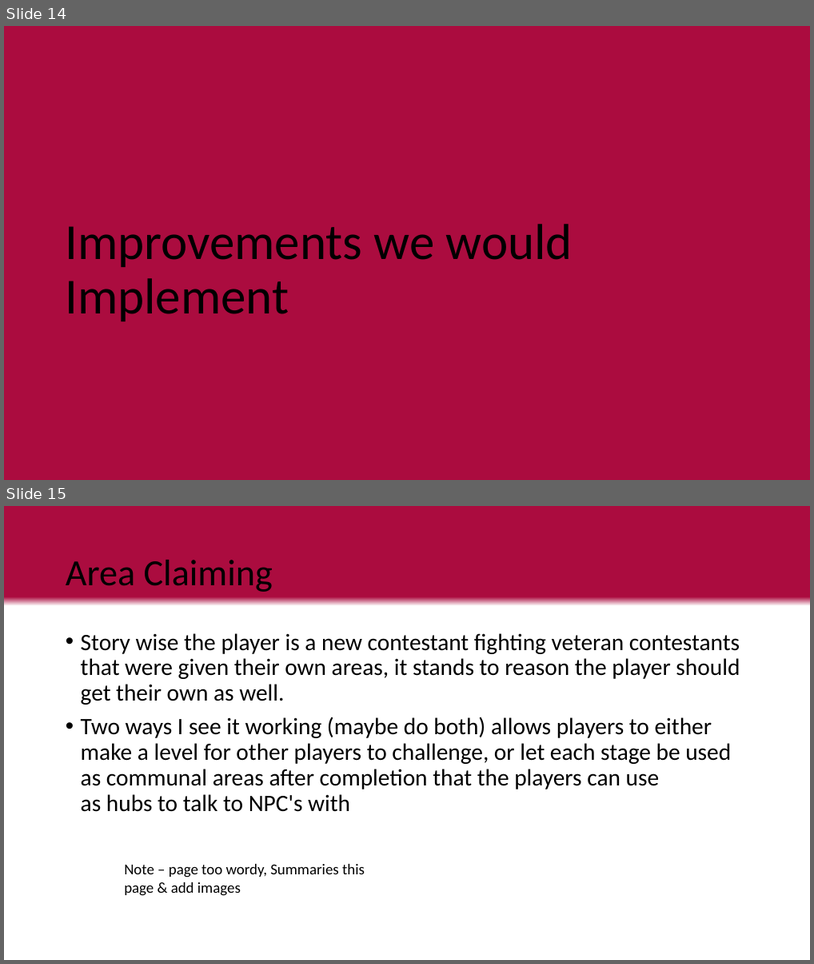
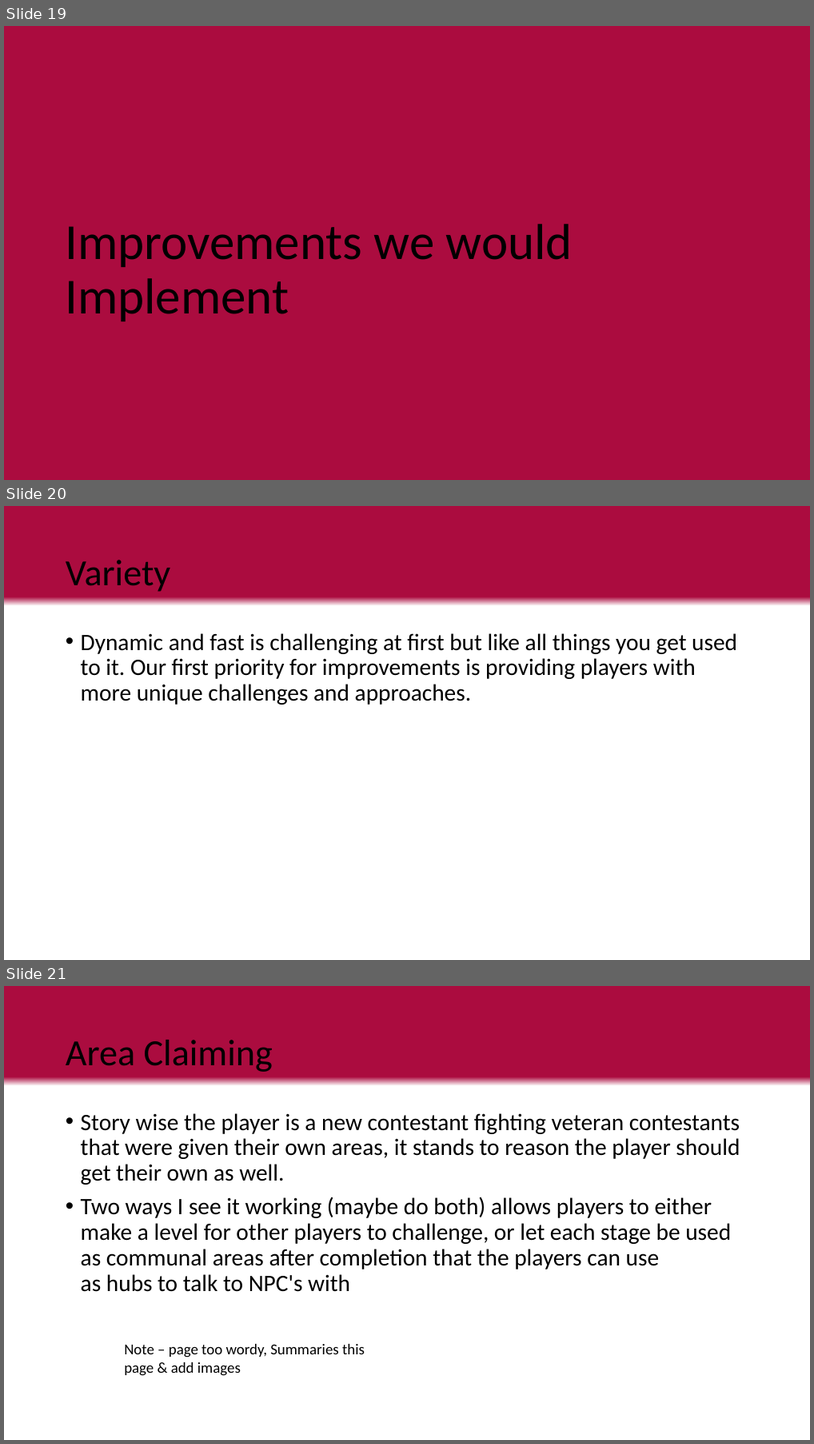
Before and after one commit to LuxRegem/Project_Clash-of-Cosplayers, a slide deck: Shared Documentation/Luke's Documents/Clash of Cos Team Pitch.pptx. Shown one above the other, each under a label of ours: slides 14 and 15 before the commit, slides 19, 20 and 21 after it. The pictures are 814x964 and 814x1444 pixels, drawn with LibreOffice and Linux fonts; fonts in the diff are those of the drawing. Boxes give left, top, right and bottom in pixels: in the first picture for what was removed or moved away, otherwise in the second. Text is boxed around its words. In the diff, an @@ line names an element or a change of style, - is before the commit and + after.

```diff
--- a/Shared Documentation/Luke's Documents/Clash of Cos Team Pitch.pptx
+++ b/Shared Documentation/Luke's Documents/Clash of Cos Team Pitch.pptx
@@ slide 20 added at [4, 506, 810, 960], background gradient #AB0C3F to #FFFFFF @@
@@ title added at [66, 560, 171, 592], 44 pt, text #000000 @@
+Variety
@@ text added at [81, 633, 738, 704], 28 pt, text #000000 @@
+• Dynamic and fast is challenging at first but like all things you get used to it. Our first priority for improvements is providing players with more unique challenges and approaches.
@@ what was slide 14 is now slide 19 @@
@@ what was slide 15 is now slide 21 @@
```
Also in this commit, not shown: 2 slides changed, 5 other slides added, 9 slides removed.
